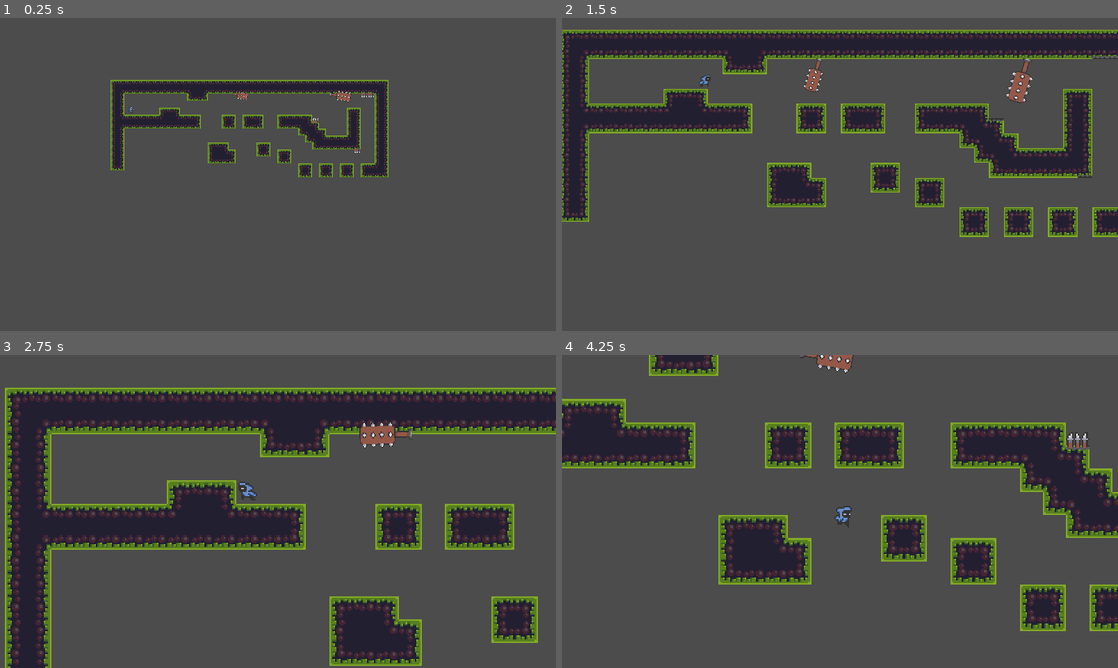
Above: before the commit, frames 1-4 (two rows, left to right).
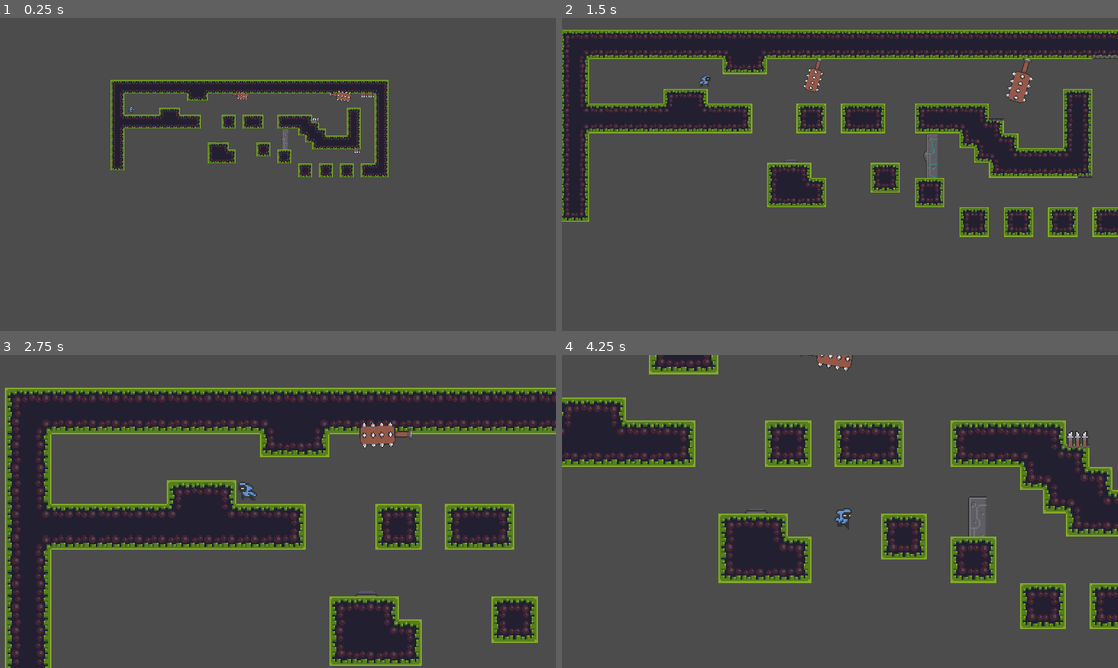
Above: after the commit, the same moments.

Repository: Mike149x/2DGameDraft
Game: Godot game, scene res://Scenes/MainScene.tscn
Two runs of this game, one before a commit and one after it. Both use one fixed random seed, a clock stepped at 60 frames per second and the inputs below.
Inputs:
- Up to frame 1 (0.25 s): no input
- Up to frame 2 (1.5 s): hold D (right) from 0.53 s (still down); tap Z (zoom) at 0.6, 1.35 s; tap Space (jump) at 0.77 s
- Up to frame 3 (2.75 s): tap Space (jump) at 1.52 s; release D (right) at 2.03 s; hold A (left) from 2.03 s (still down); tap Z (zoom) at 2.1 s
- Up to frame 4 (4.25 s): release A (left) at 2.78 s; hold D (right) from 2.78 s (still down); tap Z (zoom) at 2.85, 3.6 s; tap Space (jump) at 3.02, 3.77 s

The runs differ from the first frame. In frame 1, less than 0.1% of the frame differs, in the area x 38-52%, y 35-42%; in frame 2, 0.1%; in frame 3, less than 0.1%; in frame 4, 9.3%, in the area x 0-100%, y 0-89%.

Commit message:
Added Door + Button

Diff:
--- /dev/null
+++ b/2DGameDraft/Scenes/DoorAndButton.gd
@@ -0,0 +1,12 @@
+extends Node2D
+
+
+func _ready():
+	$AnimationPlayer.play("ButtonDown")
+	$AnimationPlayer.play("DoorClosed")
+
+
+func _on_Area2D_body_entered(body):
+	if body.is_in_group("Player"):
+		#$AnimationPlayer.play("ButtonDown")
+		$AnimationPlayer.play("DoorOpen")
--- /dev/null
+++ b/2DGameDraft/Scenes/DoorAndButton.tscn
@@ -0,0 +1,307 @@
+[gd_scene load_steps=14 format=2]
+
+[ext_resource path="res://Sprites/strange_door_opening_anim_strip_14.png" type="Texture" id=1]
+[ext_resource path="res://Sprites/strange_door_closed_anim_strip_10.png" type="Texture" id=2]
+[ext_resource path="res://Sprites/buttom_pressed.png" type="Texture" id=3]
+[ext_resource path="res://Sprites/buttom.png" type="Texture" id=4]
+[ext_resource path="res://Scenes/DoorAndButton.gd" type="Script" id=5]
+
+[sub_resource type="RectangleShape2D" id=1]
+extents = Vector2( 8, 1 )
+
+[sub_resource type="RectangleShape2D" id=2]
+extents = Vector2( 7, 2.5 )
+
+[sub_resource type="RectangleShape2D" id=3]
+extents = Vector2( 7, 24 )
+
+[sub_resource type="Animation" id=4]
+resource_name = "ButtonDown"
+loop = true
+tracks/0/type = "value"
+tracks/0/path = NodePath("Button:texture")
+tracks/0/interp = 1
+tracks/0/loop_wrap = true
+tracks/0/imported = false
+tracks/0/enabled = true
+tracks/0/keys = {
+"times": PoolRealArray( 0 ),
+"transitions": PoolRealArray( 1 ),
+"update": 1,
+"values": [ ExtResource( 3 ) ]
+}
+
+[sub_resource type="Animation" id=5]
+resource_name = "ButtonUp"
+loop = true
+tracks/0/type = "value"
+tracks/0/path = NodePath("Button:texture")
+tracks/0/interp = 1
+tracks/0/loop_wrap = true
+tracks/0/imported = false
+tracks/0/enabled = true
+tracks/0/keys = {
+"times": PoolRealArray( 0 ),
+"transitions": PoolRealArray( 1 ),
+"update": 1,
+"values": [ ExtResource( 4 ) ]
+}
+
+[sub_resource type="Animation" id=6]
+resource_name = "DoorClosed"
+loop = true
+tracks/0/type = "value"
+tracks/0/path = NodePath("Door:texture")
+tracks/0/interp = 1
+tracks/0/loop_wrap = true
+tracks/0/imported = false
+tracks/0/enabled = true
+tracks/0/keys = {
+"times": PoolRealArray( 0 ),
+"transitions": PoolRealArray( 1 ),
+"update": 1,
+"values": [ ExtResource( 2 ) ]
+}
+tracks/1/type = "value"
+tracks/1/path = NodePath("Door:hframes")
+tracks/1/interp = 1
+tracks/1/loop_wrap = true
+tracks/1/imported = false
+tracks/1/enabled = true
+tracks/1/keys = {
+"times": PoolRealArray( 0 ),
+"transitions": PoolRealArray( 1 ),
+"update": 1,
+"values": [ 10 ]
+}
+tracks/2/type = "value"
+tracks/2/path = NodePath("Door:frame")
+tracks/2/interp = 1
+tracks/2/loop_wrap = true
+tracks/2/imported = false
+tracks/2/enabled = true
+tracks/2/keys = {
+"times": PoolRealArray( 0, 0.1, 0.2, 0.3, 0.4, 0.5, 0.6, 0.7, 0.8, 0.9 ),
+"transitions": PoolRealArray( 1, 1, 1, 1, 1, 1, 1, 1, 1, 1 ),
+"update": 1,
+"values": [ 0, 1, 2, 3, 4, 5, 6, 7, 8, 9 ]
+}
+tracks/3/type = "value"
+tracks/3/path = NodePath("Door/Door/CollisionShape2D:disabled")
+tracks/3/interp = 1
+tracks/3/loop_wrap = true
+tracks/3/imported = false
+tracks/3/enabled = true
+tracks/3/keys = {
+"times": PoolRealArray( 0 ),
+"transitions": PoolRealArray( 1 ),
+"update": 1,
+"values": [ false ]
+}
+tracks/4/type = "value"
+tracks/4/path = NodePath("Button:texture")
+tracks/4/interp = 1
+tracks/4/loop_wrap = true
+tracks/4/imported = false
+tracks/4/enabled = true
+tracks/4/keys = {
+"times": PoolRealArray( 0 ),
+"transitions": PoolRealArray( 1 ),
+"update": 1,
+"values": [ ExtResource( 4 ) ]
+}
+
+[sub_resource type="Animation" id=7]
+resource_name = "DoorOpen"
+length = 1.4
+tracks/0/type = "value"
+tracks/0/path = NodePath("Door:texture")
+tracks/0/interp = 1
+tracks/0/loop_wrap = true
+tracks/0/imported = false
+tracks/0/enabled = true
+tracks/0/keys = {
+"times": PoolRealArray( 0 ),
+"transitions": PoolRealArray( 1 ),
+"update": 1,
+"values": [ ExtResource( 1 ) ]
+}
+tracks/1/type = "value"
+tracks/1/path = NodePath("Door:hframes")
+tracks/1/interp = 1
+tracks/1/loop_wrap = true
+tracks/1/imported = false
+tracks/1/enabled = true
+tracks/1/keys = {
+"times": PoolRealArray( 0 ),
+"transitions": PoolRealArray( 1 ),
+"update": 1,
+"values": [ 14 ]
+}
+tracks/2/type = "value"
+tracks/2/path = NodePath("Door:frame")
+tracks/2/interp = 1
+tracks/2/loop_wrap = true
+tracks/2/imported = false
+tracks/2/enabled = true
+tracks/2/keys = {
+"times": PoolRealArray( 0, 0.1, 0.2, 0.3, 0.4, 0.5, 0.6, 0.7, 0.8, 0.9, 1, 1.1, 1.2, 1.3, 1.4 ),
+"transitions": PoolRealArray( 1, 1, 1, 1, 1, 1, 1, 1, 1, 1, 1, 1, 1, 1, 1 ),
+"update": 1,
+"values": [ 0, 1, 2, 3, 4, 5, 6, 7, 8, 9, 10, 11, 12, 13, 13 ]
+}
+tracks/3/type = "value"
+tracks/3/path = NodePath("Door/Door/CollisionShape2D:disabled")
+tracks/3/interp = 1
+tracks/3/loop_wrap = true
+tracks/3/imported = false
+tracks/3/enabled = true
+tracks/3/keys = {
+"times": PoolRealArray( 0, 0.9 ),
+"transitions": PoolRealArray( 1, 1 ),
+"update": 1,
+"values": [ false, true ]
+}
+tracks/4/type = "value"
+tracks/4/path = NodePath("Button:texture")
+tracks/4/interp = 1
+tracks/4/loop_wrap = true
+tracks/4/imported = false
+tracks/4/enabled = true
+tracks/4/keys = {
+"times": PoolRealArray( 0 ),
+"transitions": PoolRealArray( 1 ),
+"update": 1,
+"values": [ ExtResource( 3 ) ]
+}
+
+[sub_resource type="Animation" id=8]
+length = 0.001
+tracks/0/type = "value"
+tracks/0/path = NodePath("Button:texture")
+tracks/0/interp = 1
+tracks/0/loop_wrap = true
+tracks/0/imported = false
+tracks/0/enabled = true
+tracks/0/keys = {
+"times": PoolRealArray( 0 ),
+"transitions": PoolRealArray( 1 ),
+"update": 0,
+"values": [ ExtResource( 4 ) ]
+}
+tracks/1/type = "value"
+tracks/1/path = NodePath("Door:texture")
+tracks/1/interp = 1
+tracks/1/loop_wrap = true
+tracks/1/imported = false
+tracks/1/enabled = true
+tracks/1/keys = {
+"times": PoolRealArray( 0 ),
+"transitions": PoolRealArray( 1 ),
+"update": 0,
+"values": [ ExtResource( 2 ) ]
+}
+tracks/2/type = "value"
+tracks/2/path = NodePath("Door:hframes")
+tracks/2/interp = 1
+tracks/2/loop_wrap = true
+tracks/2/imported = false
+tracks/2/enabled = true
+tracks/2/keys = {
+"times": PoolRealArray( 0 ),
+"transitions": PoolRealArray( 1 ),
+"update": 0,
+"values": [ 10 ]
+}
+tracks/3/type = "value"
+tracks/3/path = NodePath("Door:frame")
+tracks/3/interp = 1
+tracks/3/loop_wrap = true
+tracks/3/imported = false
+tracks/3/enabled = true
+tracks/3/keys = {
+"times": PoolRealArray( 0 ),
+"transitions": PoolRealArray( 1 ),
+"update": 0,
+"values": [ 0 ]
+}
+tracks/4/type = "value"
+tracks/4/path = NodePath("Door/Door/CollisionShape2D:disabled")
+tracks/4/interp = 1
+tracks/4/loop_wrap = true
+tracks/4/imported = false
+tracks/4/enabled = true
+tracks/4/keys = {
+"times": PoolRealArray( 0 ),
+"transitions": PoolRealArray( 1 ),
+"update": 0,
+"values": [ false ]
+}
+tracks/5/type = "value"
+tracks/5/path = NodePath("Button:frame")
+tracks/5/interp = 1
+tracks/5/loop_wrap = true
+tracks/5/imported = false
+tracks/5/enabled = true
+tracks/5/keys = {
+"times": PoolRealArray( 0 ),
+"transitions": PoolRealArray( 1 ),
+"update": 0,
+"values": [ 0 ]
+}
+tracks/6/type = "value"
+tracks/6/path = NodePath("Button:hframes")
+tracks/6/interp = 1
+tracks/6/loop_wrap = true
+tracks/6/imported = false
+tracks/6/enabled = true
+tracks/6/keys = {
+"times": PoolRealArray( 0 ),
+"transitions": PoolRealArray( 1 ),
+"update": 0,
+"values": [ 1 ]
+}
+
+[node name="DoorAndButton" type="Node2D"]
+script = ExtResource( 5 )
+
+[node name="Button" type="Sprite" parent="."]
+position = Vector2( -29, 15 )
+texture = ExtResource( 4 )
+__meta__ = {
+"_edit_group_": true
+}
+
+[node name="Button" type="StaticBody2D" parent="Button"]
+
+[node name="CollisionShape2D" type="CollisionShape2D" parent="Button/Button"]
+position = Vector2( 0, 1 )
+shape = SubResource( 1 )
+
+[node name="Area2D" type="Area2D" parent="Button"]
+
+[node name="CollisionShape2D" type="CollisionShape2D" parent="Button/Area2D"]
+position = Vector2( 0, -2.5 )
+shape = SubResource( 2 )
+
+[node name="Door" type="Sprite" parent="."]
+texture = ExtResource( 2 )
+hframes = 10
+__meta__ = {
+"_edit_group_": true
+}
+
+[node name="Door" type="StaticBody2D" parent="Door"]
+
+[node name="CollisionShape2D" type="CollisionShape2D" parent="Door/Door"]
+position = Vector2( 1, 0 )
+shape = SubResource( 3 )
+
+[node name="AnimationPlayer" type="AnimationPlayer" parent="."]
+anims/ButtonDown = SubResource( 4 )
+anims/ButtonUp = SubResource( 5 )
+anims/DoorClosed = SubResource( 6 )
+anims/DoorOpen = SubResource( 7 )
+anims/RESET = SubResource( 8 )
+
+[connection signal="body_entered" from="Button/Area2D" to="." method="_on_Area2D_body_entered"]
--- a/2DGameDraft/Scenes/MainScene.tscn
+++ b/2DGameDraft/Scenes/MainScene.tscn
@@ -1,10 +1,11 @@
-[gd_scene load_steps=24 format=2]
+[gd_scene load_steps=25 format=2]
 
 [ext_resource path="res://Scenes/PlayerCharacter.tscn" type="PackedScene" id=1]
 [ext_resource path="res://Sprites/tileset.png" type="Texture" id=2]
 [ext_resource path="res://Scenes/InGameCamera2D.gd" type="Script" id=3]
 [ext_resource path="res://Scenes/SwingingTrap.tscn" type="PackedScene" id=4]
 [ext_resource path="res://Scenes/SpikeTrap.tscn" type="PackedScene" id=5]
+[ext_resource path="res://Scenes/DoorAndButton.tscn" type="PackedScene" id=6]
 
 [sub_resource type="ConvexPolygonShape2D" id=3]
 points = PoolVector2Array( 0, 0, 16, 0, 16, 16, 0, 16 )
@@ -220,3 +221,14 @@
 [node name="SpikeTrap3" parent="." instance=ExtResource( 5 )]
 position = Vector2( 472, 91 )
 rotation = 3.14159
+
+[node name="DoorAndButton" parent="." instance=ExtResource( 6 )]
+position = Vector2( 311, 140 )
+
+[node name="Button" parent="DoorAndButton" index="0"]
+position = Vector2( -61, 2 )
+
+[node name="Door" parent="DoorAndButton" index="1"]
+position = Vector2( 90, -4 )
+
+[editable path="DoorAndButton"]
Binary file added: 2DGameDraft/Sprites/buttom.png
Not shown, added: 2DGameDraft/Sprites/buttom.png.import
Binary file added: 2DGameDraft/Sprites/buttom_pressed.png
Not shown, added: 2DGameDraft/Sprites/buttom_pressed.png.import
Binary file added: 2DGameDraft/Sprites/strange_door_closed_anim_strip_10.png
Not shown, added: 2DGameDraft/Sprites/strange_door_closed_anim_strip_10.png.import
Binary file added: 2DGameDraft/Sprites/strange_door_opening_anim_strip_14.png
Not shown, added: 2DGameDraft/Sprites/strange_door_opening_anim_strip_14.png.import
